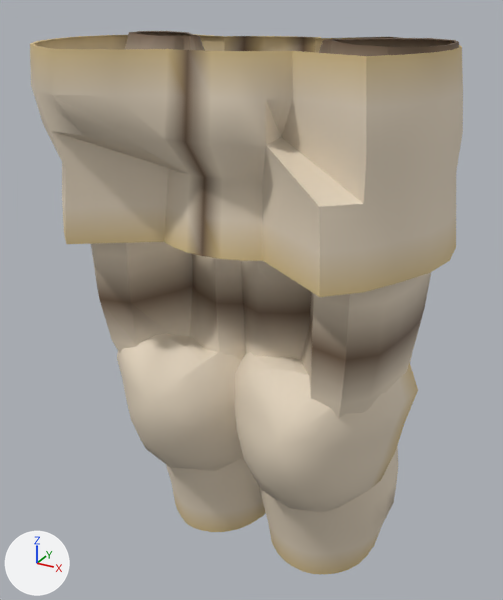
Before and after pictures for a commit that changed the glTF model assets_src/armor/aydor_2/leather_b_legs.glb.
Both versions are drawn from a 50 mm lens placed at (0.422, -0.786, 1.039), pointed at (-0.012, 0.004, 0.644). Lighting does not change. The marker at lower left points along +X, +Y and +Z. The picture after the commit comes second. Vertices at exactly the same position are counted once.

In view in the first picture: 'leather_b_legs'.
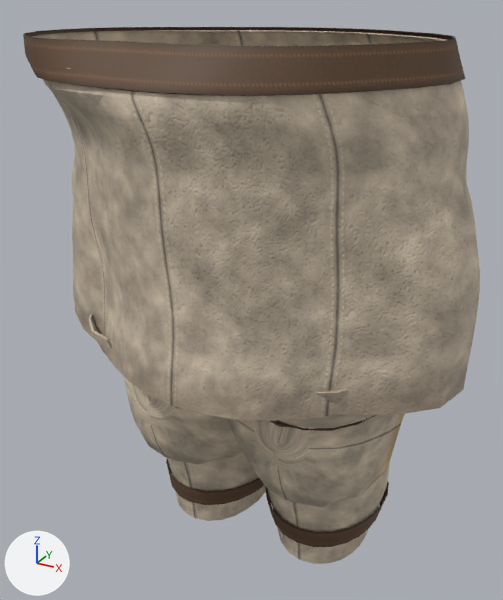
Boxes (x1, y1, x2, y2) around the edits, measured in the pictures (503 x 600 px):
'leather_b_legs', surface changed, reshaped
    before: (30, 31, 463, 574)
    after: (23, 27, 480, 564)
part 1 of me_leather_b_legs, rebuilt (48% taller)
    before: (30, 34, 463, 297)
    after: (33, 30, 480, 421)
part 2 of me_leather_b_legs, rebuilt
    before: (166, 457, 266, 532)
    after: (88, 314, 266, 521)
part 3 of me_leather_b_legs, rebuilt
    before: (259, 446, 398, 574)
    after: (268, 389, 390, 564)
part 4 of me_leather_b_legs, rebuilt
    before: (234, 352, 418, 512)
    after: (228, 414, 405, 508)
part 5 of me_leather_b_legs, rebuilt
    before: (117, 333, 243, 471)
    after: (125, 378, 243, 465)
part 6 of me_leather_b_legs, added (brown)
    after: (23, 27, 465, 96)
part 7 of me_leather_b_legs, added (mostly hidden)
    after: (270, 415, 376, 431)
part 8 of me_leather_b_legs, added (brown)
    after: (265, 482, 389, 547)
part 9 of me_leather_b_legs, added (brown)
    after: (166, 459, 264, 505)
part 10 of me_leather_b_legs, deleted (brown)
    before: (91, 31, 459, 418)

The change, as a list of edits to the scene's bpy script:
```text
Add img_strap_orm_png:
    img_strap_orm_png = load_image('strap_orm.png', '../textures/strap_orm.png', 128, 64, 'Non-Color')
Add img_strap_c_png:
    img_strap_c_png = load_image('strap_c.png', '../textures/strap_c.png', 128, 64, 'sRGB')
Add img_strap_n_png:
    img_strap_n_png = load_image('strap_n.png', '../textures/strap_n.png', 128, 64, 'Non-Color')
Add img_leather_c_png:
    img_leather_c_png = load_image('leather_c.png', '../textures/leather_c.png', 256, 256, 'sRGB')
Add img_leather_n_png:
    img_leather_n_png = load_image('leather_n.png', '../textures/leather_n.png', 256, 256, 'Non-Color')
Add img_leather_orm_png:
    img_leather_orm_png = load_image('leather_orm.png', '../textures/leather_orm.png', 256, 256, 'Non-Color')
Change mat_leather:
    remove # nodes: BsdfPrincipled, OutputMaterial, VertexColor
    nodes: BsdfPrincipled, Mix, NormalMap, OutputMaterial, SeparateColor, TexImage x3, VertexColor
    uses the picture img_leather_c_png
    uses the picture img_leather_n_png
    uses the picture img_leather_orm_png
Add mat_strap:
    mat_strap = bpy.data.materials.new('strap')
    # uses the picture img_strap_c_png
    # uses the picture img_strap_n_png
    # uses the picture img_strap_orm_png
Change me_leather_b_legs:
    used by ob_leather_b_legs; location = (0.0, 0.0, 0.0)
    remove me_leather_b_legs.from_pydata(...)  # 1374 vertices, 2472 faces; spans x -0.274..0.258, y -0.214..0.167, z 0.232..0.992
    add me_leather_b_legs.from_pydata(...)  # 2602 vertices, 4648 faces; spans x -0.302..0.294, y -0.238..0.224, z 0.254..0.996
    me_leather_b_legs part 1: the loose piece of 256 vertices spanning x -0.274..0.258, y -0.214..0.167, z 0.757..0.988 is rebuilt with 672 vertices and now spans x -0.302..0.294, y -0.238..0.224, z 0.592..0.992
    me_leather_b_legs part 2: the loose piece of 220 vertices spanning x -0.215..0.031, y -0.099..0.155, z 0.232..0.563 is rebuilt with 384 vertices and now spans x -0.239..0.032, y -0.163..0.156, z 0.254..0.641
    me_leather_b_legs part 3: the loose piece of 220 vertices spanning x -0.028..0.211, y -0.1..0.155, z 0.232..0.563 is rebuilt with 384 vertices and now spans x -0.031..0.225, y -0.162..0.155, z 0.254..0.641
    me_leather_b_legs part 4: the loose piece of 97 vertices spanning x -0.035..0.228, y -0.137..0.039, z 0.375..0.62 is rebuilt with 141 vertices and now spans x -0.054..0.22, y -0.131..0.031, z 0.381..0.604
    me_leather_b_legs part 5: the loose piece of 97 vertices spanning x -0.23..0.035, y -0.135..0.039, z 0.344..0.618 is rebuilt with 141 vertices and now spans x -0.223..0.055, y -0.129..0.031, z 0.381..0.602
    me_leather_b_legs part 6: a new loose piece of 160 vertices spanning x -0.277..0.246, y -0.238..0.189, z 0.954..0.996, in mat_strap
    me_leather_b_legs part 7: a new loose piece of 120 vertices spanning x -0.034..0.219, y -0.124..0.15, z 0.518..0.563, in mat_strap
    me_leather_b_legs part 8: a new loose piece of 120 vertices spanning x -0.003..0.189, y -0.054..0.158, z 0.294..0.337, in mat_strap
    me_leather_b_legs part 9: a new loose piece of 120 vertices spanning x -0.187..0.004, y -0.054..0.158, z 0.294..0.337, in mat_strap
    me_leather_b_legs part 10: 484 vertices removed from x -0.236..0.236, y -0.124..0.142, z 0.459..0.992
    other edits to the shape of me_leather_b_legs do not show in these pictures
    add me_leather_b_legs.materials.append(mat_strap)
```
